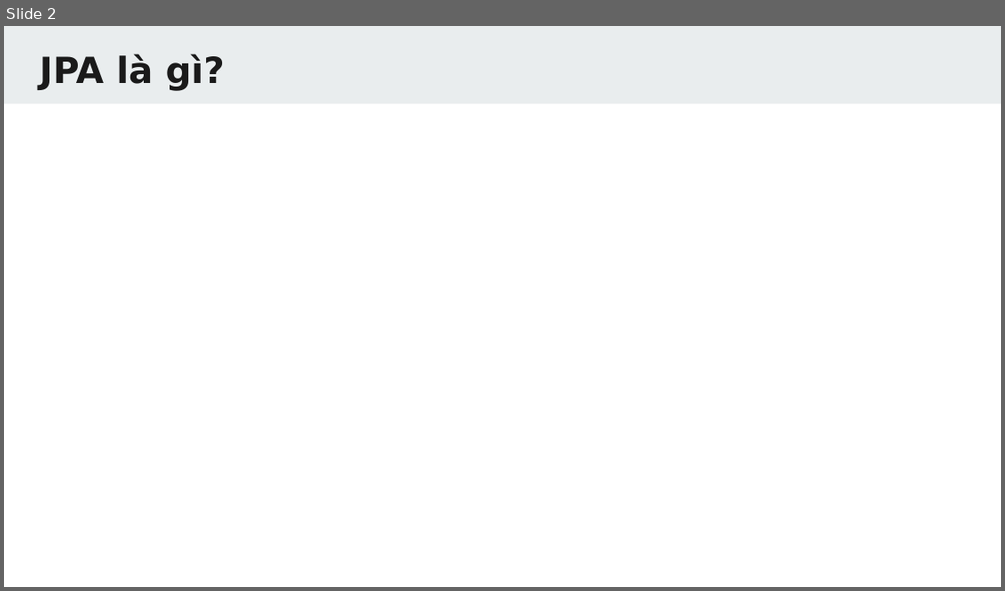
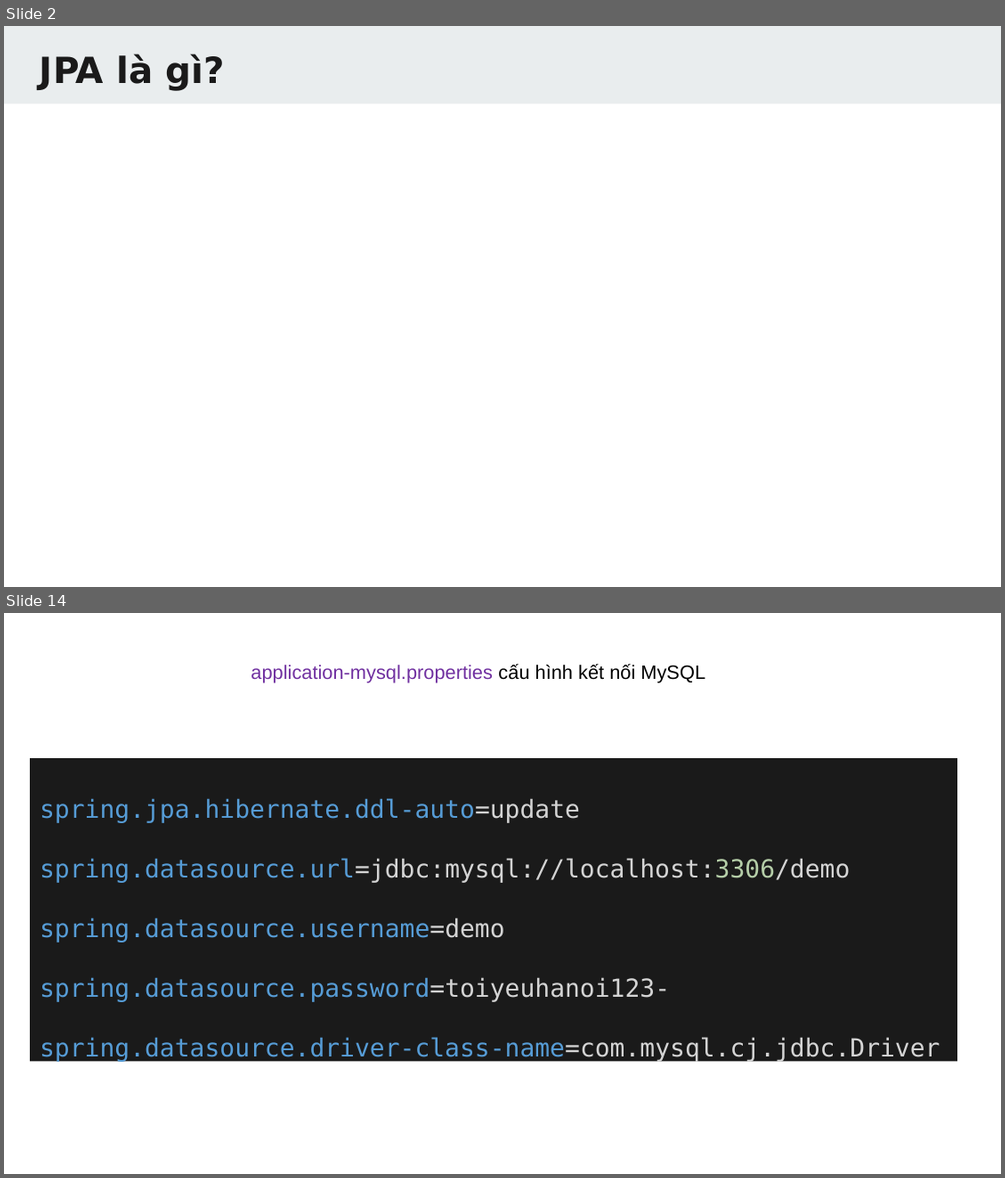
Before and after one commit to TechMaster/springboot2, a slide deck: 14 JPA/JPA.pptx. Shown one above the other, each under a label of ours: slide 2 before the commit, slides 2 and 14 after it; the slides between them are not shown. The pictures are 1005x591 and 1005x1178 pixels, drawn with LibreOffice and Linux fonts; fonts in the diff are those of the drawing. Boxes give left, top, right and bottom in pixels: in the first picture for what was removed or moved away, otherwise in the second. Text is boxed around its words. In the diff, an @@ line names an element or a change of style, - is before the commit and + after.

```diff
--- a/14 JPA/JPA.pptx
+++ b/14 JPA/JPA.pptx
@@ slide 14 added at [4,613,1001,1174], background #FFFFFF @@
@@ text added at [251,664,705,683], 14 pt, text #7030A0 @@
+application-mysql.properties cấu hình kết nối MySQL
@@ rectangle added at [30,759,957,1062], fill #1A1A1A, 18 pt, text #569CD6 @@
+spring.jpa.hibernate.ddl-auto=update
+spring.datasource.url=jdbc:mysql://localhost:3306/demo
+spring.datasource.username=demo
+spring.datasource.password=toiyeuhanoi123-
+spring.datasource.driver-class-name=com.mysql.cj.jdbc.Driver
```
Also in this commit, not shown: 75 other slides added, 40 other files.
